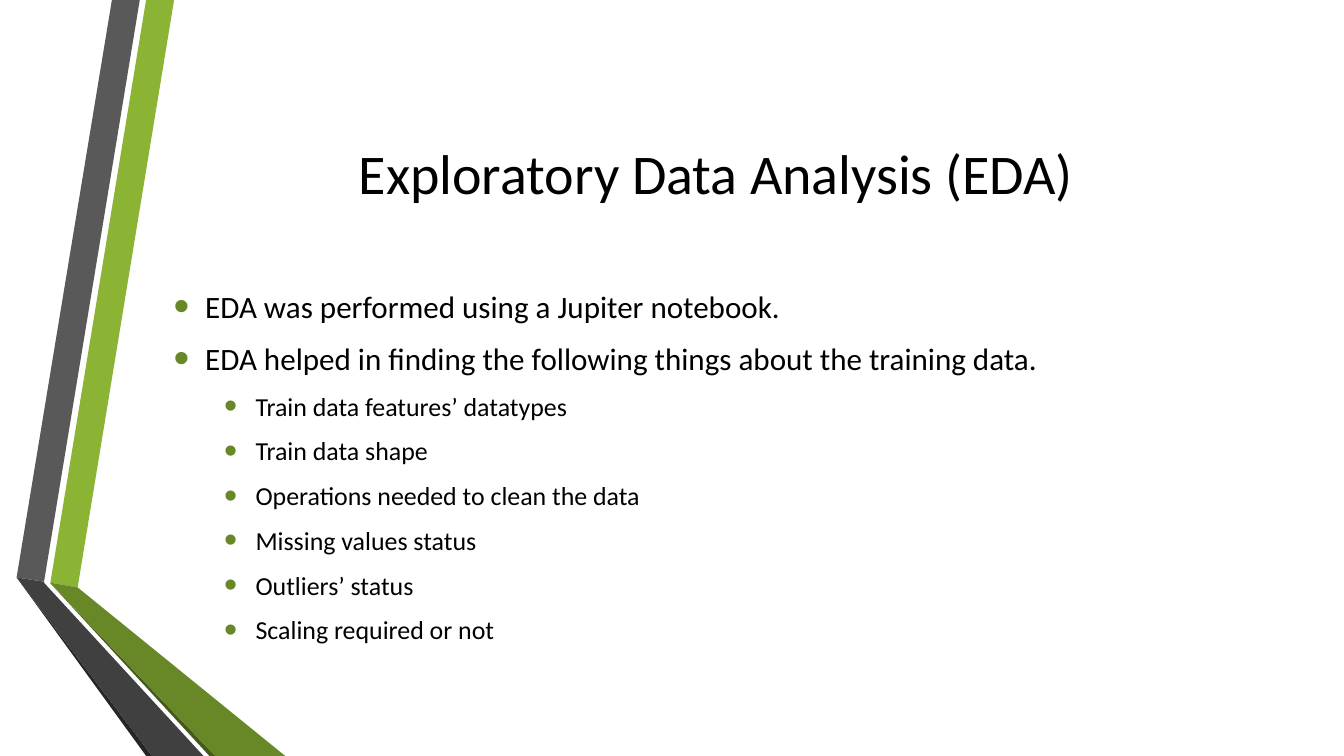
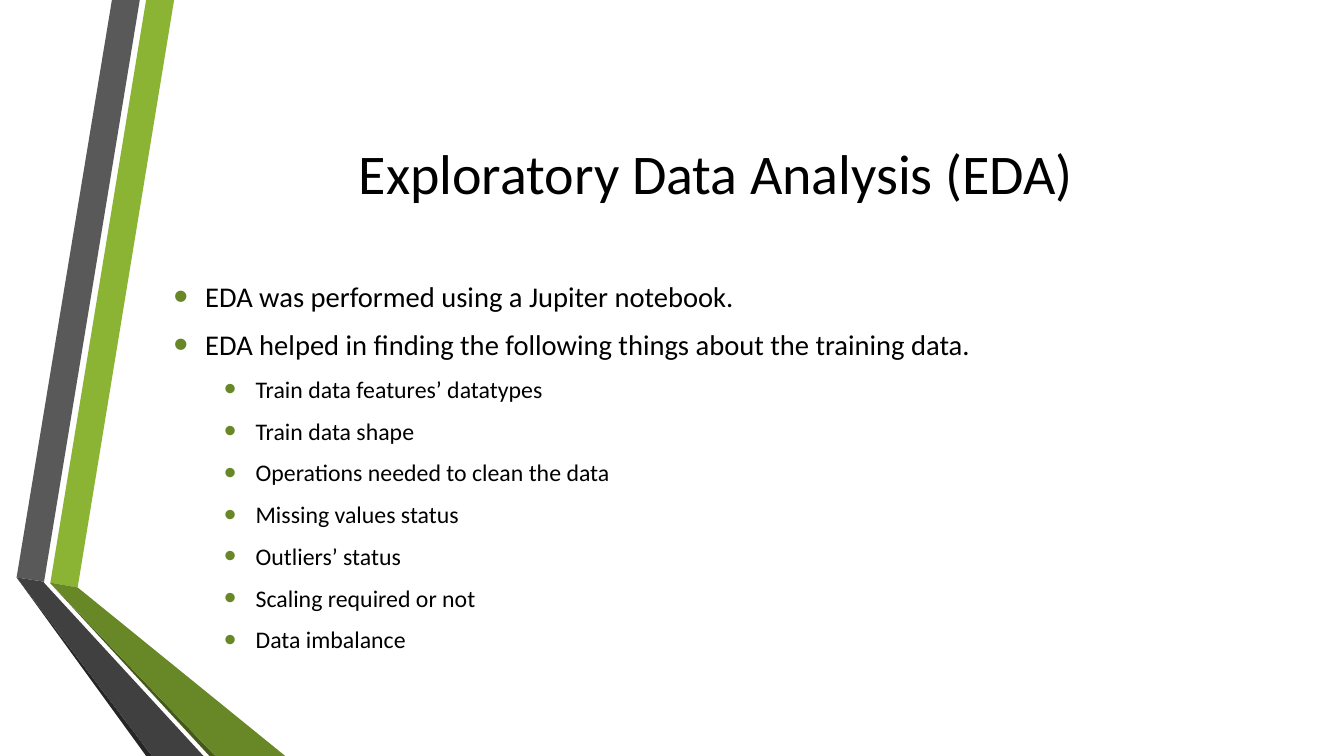
Before and after one commit to shivamshinde123/Thyroid_Disease_Detection_Internship, a slide deck: slide 4 of docs/Detail Project Report (DPR).pptx. Drawn at 1344x756 pixels with LibreOffice and Linux fonts; fonts in the diff are those of the drawing; background and template pictures are left out. Boxes give left, top, right and bottom in pixels: in the first picture for what was removed or moved away, otherwise in the second. Text is boxed around its words. In the diff, an @@ line names an element or a change of style, - is before the commit and + after.

```diff
--- a/docs/Detail Project Report (DPR).pptx
+++ b/docs/Detail Project Report (DPR).pptx
@@ text at (x1=205, y1=287, x2=970, y2=611): size 22.2 to 20.4 pt in "EDA was performed using a Jupiter notebook.", "EDA helped in finding the following things ..."; size 18.5 to 17 pt in "Train data features’ datatypes", "Train data shape", "Operations needed to clean the data", "Missing values status" and 2 more places @@
@@ text at (x1=256, y1=631, x2=406, y2=648): paragraph added @@
+  • Data imbalance
```
Also in this commit, not shown: 1 other slide changed, 1 other file.
